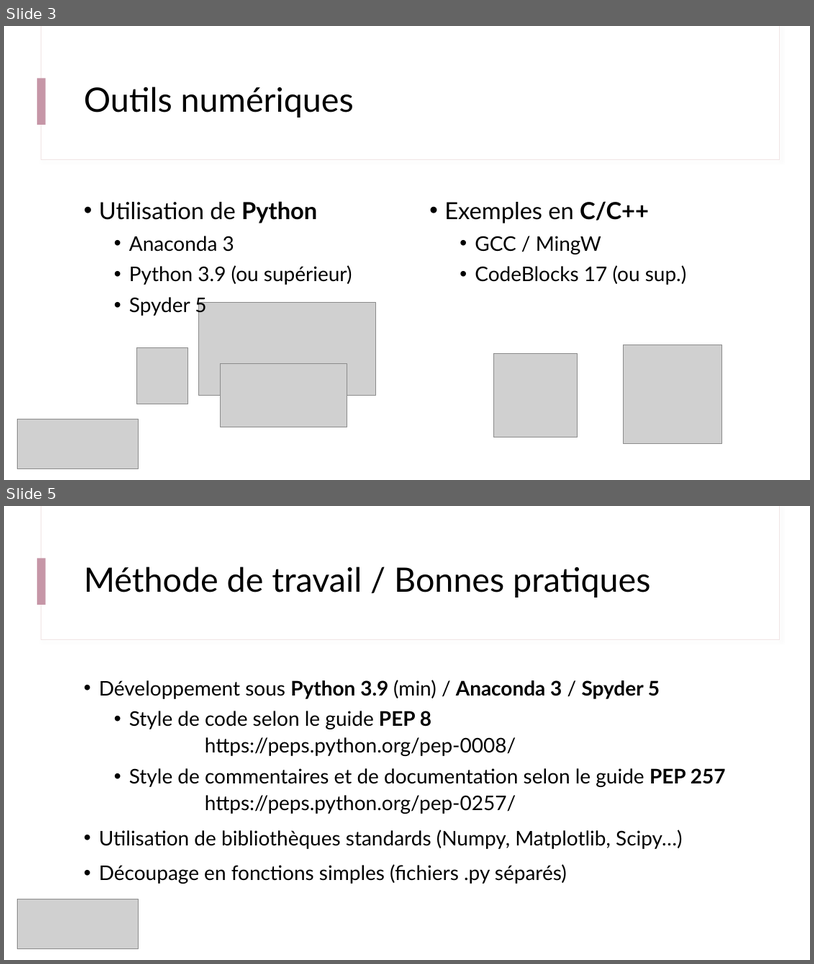
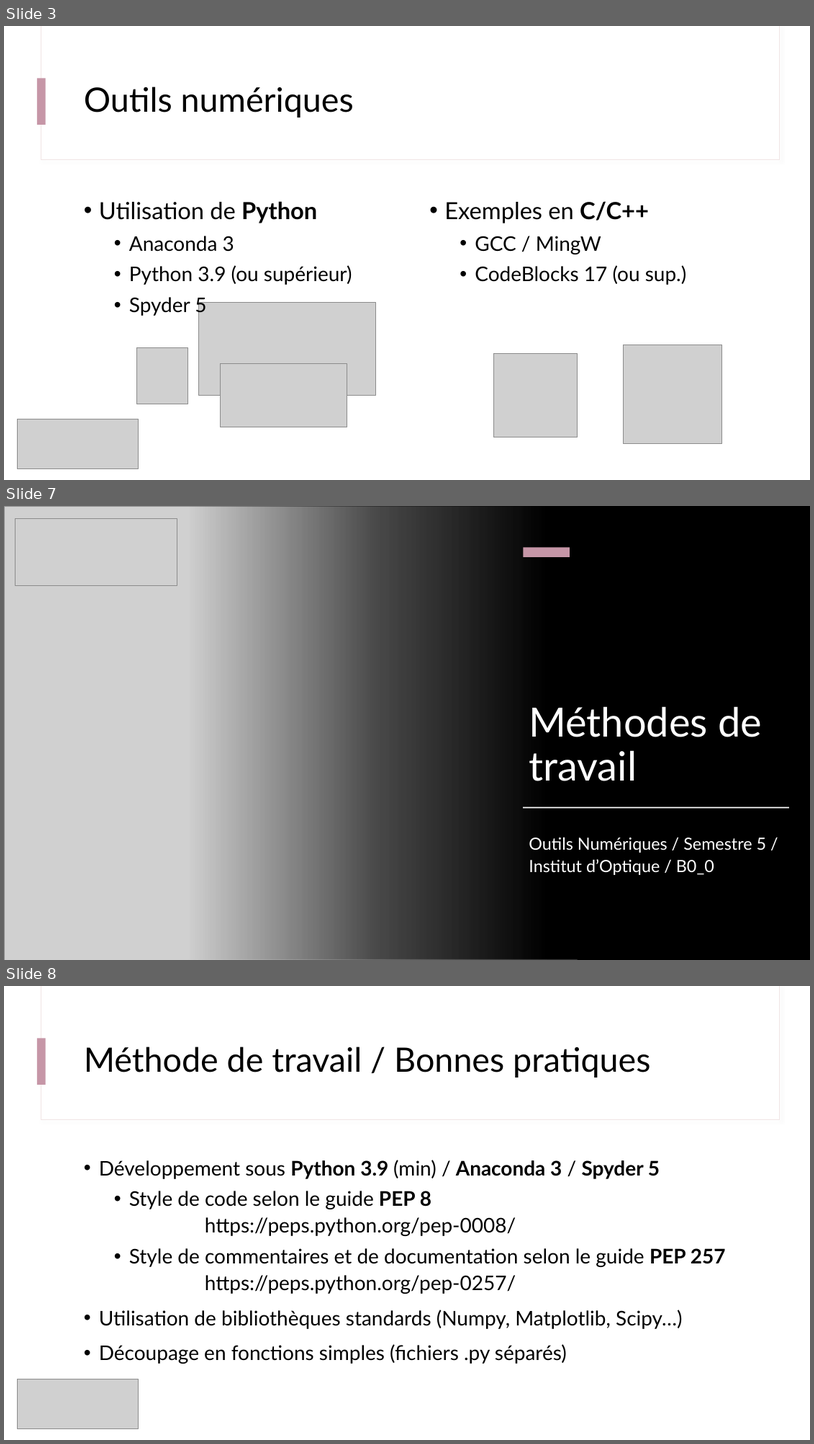
Before and after one commit to jvillemejane/SupOpToolboxes, a slide deck: engineer_courses/s5_outils_numeriques/b0_demistifier_python/B0_0_Outils_Methodes.pptx. Shown one above the other, each under a label of ours: slides 3 and 5 before the commit, slides 3, 7 and 8 after it; the slides between them are not shown. The pictures are 814x964 and 814x1444 pixels, drawn with LibreOffice and Linux fonts; fonts in the diff are those of the drawing; grey boxes stand for pictures. Boxes give left, top, right and bottom in pixels: in the first picture for what was removed or moved away, otherwise in the second. Text is boxed around its words. In the diff, an @@ line names an element or a change of style, - is before the commit and + after.

```diff
--- a/engineer_courses/s5_outils_numeriques/b0_demistifier_python/B0_0_Outils_Methodes.pptx
+++ b/engineer_courses/s5_outils_numeriques/b0_demistifier_python/B0_0_Outils_Methodes.pptx
@@ slide 7 added at bbox=[4, 506, 810, 960], background #000000 @@
@@ rectangle added at bbox=[4, 506, 810, 960], fill #000000 @@
@@ picture added at bbox=[4, 506, 578, 960] @@
@@ picture added at bbox=[15, 519, 177, 585] @@
@@ rectangle added at bbox=[188, 506, 810, 960], fill gradient #000000 @@
@@ rectangle added at bbox=[523, 548, 570, 557], fill #C696A7 @@
@@ title added at bbox=[529, 706, 762, 781], 48 pt, text #FFFFFF @@
+Méthodes de travail
@@ rectangle added at bbox=[524, 807, 790, 808], fill #FFFFFF @@
@@ subtitle added at bbox=[529, 836, 767, 875], 20 pt, text #FFFFFF @@
+Outils Numériques / Semestre 5 / Institut d’Optique / B0_0
@@ what was slide 5 is now slide 8 @@
```
Also in this commit, not shown: 2 slides changed, 2 other slides added.
